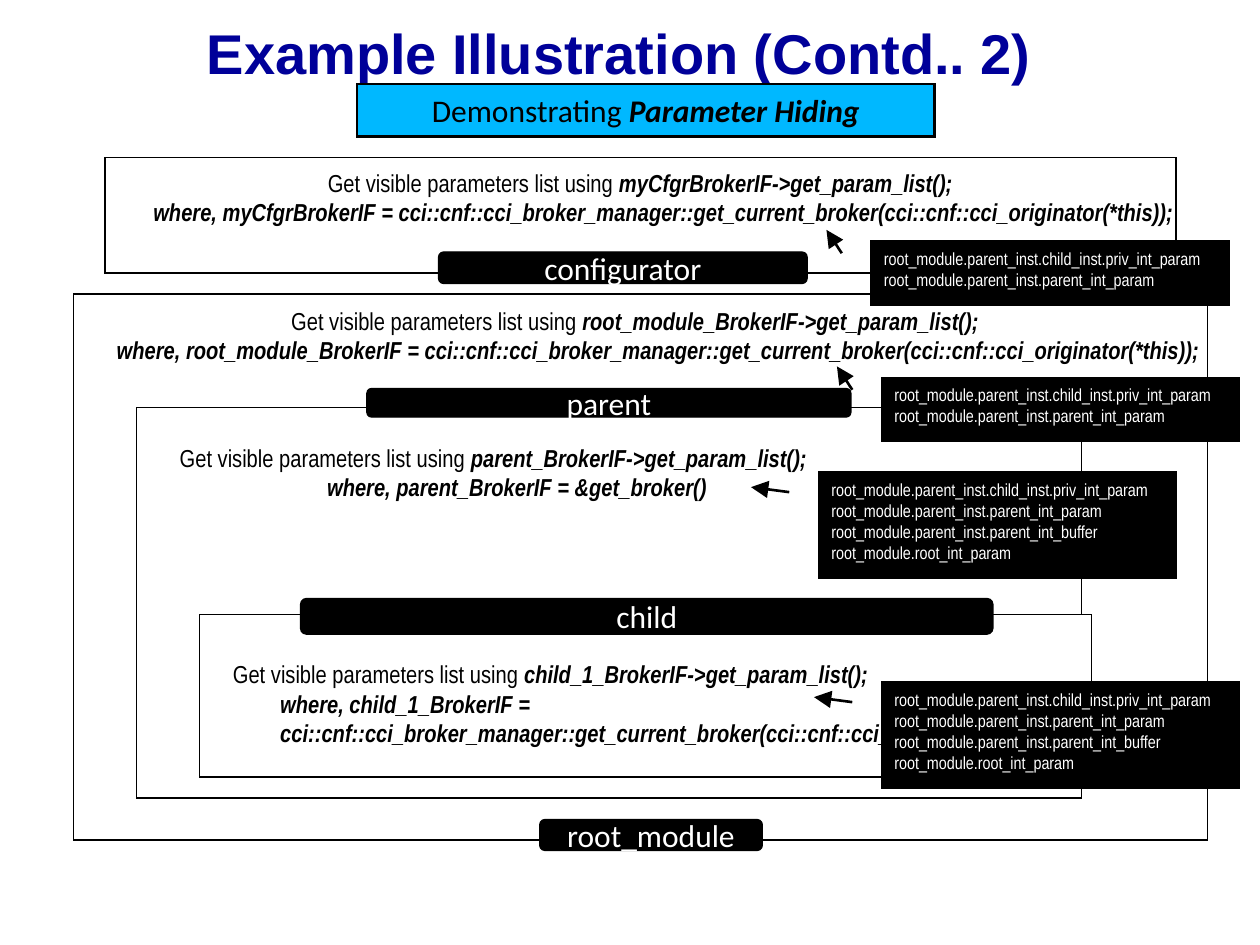
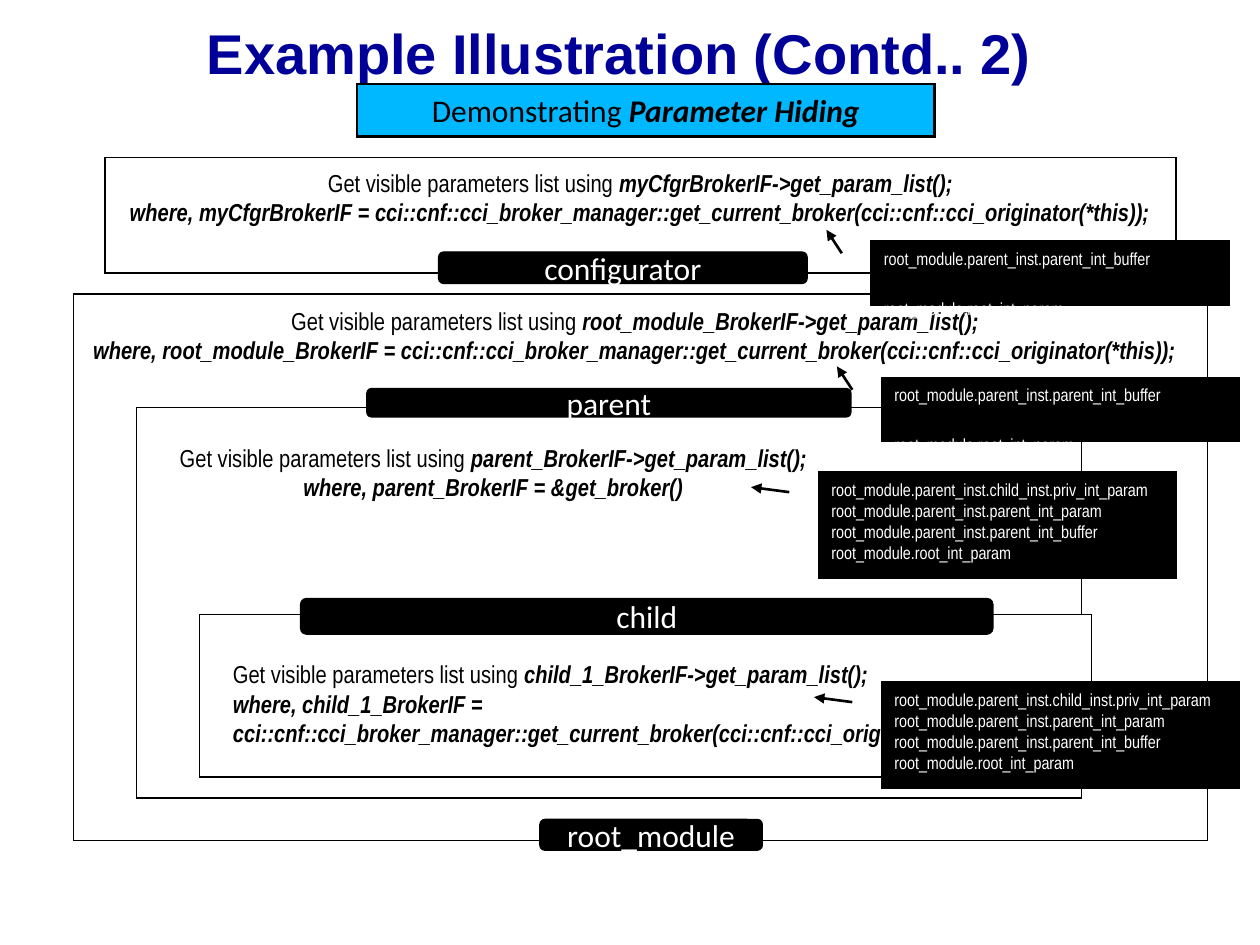
Before and after one commit to accellera-official/cci, a slide deck: slide 5 of examples/ex14_Hiding_Parameters/docs/ex14_Hiding_Parameters.ppt. Drawn at 1260x945 pixels with LibreOffice and Linux fonts; fonts in the diff are those of the drawing; background and template pictures are left out. Boxes give left, top, right and bottom in pixels: in the first picture for what was removed or moved away, otherwise in the second. Text is boxed around its words. In the diff, an @@ line names an element or a change of style, - is before the commit and + after.

```diff
--- a/examples/ex14_Hiding_Parameters/docs/ex14_Hiding_Parameters.ppt
+++ b/examples/ex14_Hiding_Parameters/docs/ex14_Hiding_Parameters.ppt
@@ text in border callout at box(884, 252, 1150, 319): text changed @@
-root_module.parent_inst.child_inst.priv_int_param
-root_module.parent_inst.parent_int_param
+root_module.parent_inst.parent_int_buffer
+root_module.root_int_param
@@ indent changed in 4 elements at box(116, 174, 1166, 220), box(168, 431, 819, 515), box(220, 651, 1061, 756), box(84, 304, 1187, 365) @@
@@ text in border callout at box(894, 388, 1160, 442): text changed @@
-root_module.parent_inst.child_inst.priv_int_param
-root_module.parent_inst.parent_int_param
+root_module.parent_inst.parent_int_buffer
+root_module.root_int_param
```
Also in this commit, not shown: 4 other slides changed.
